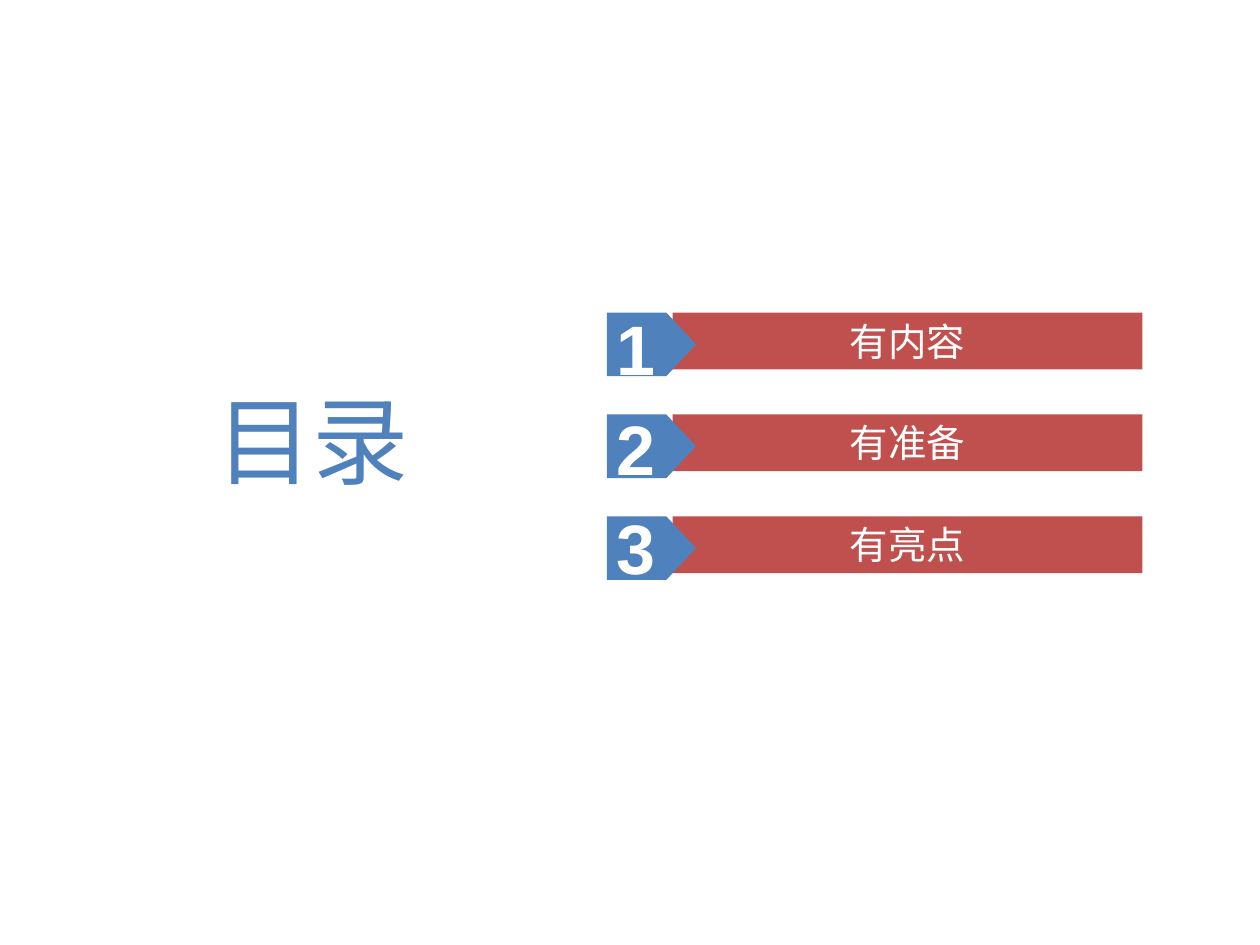
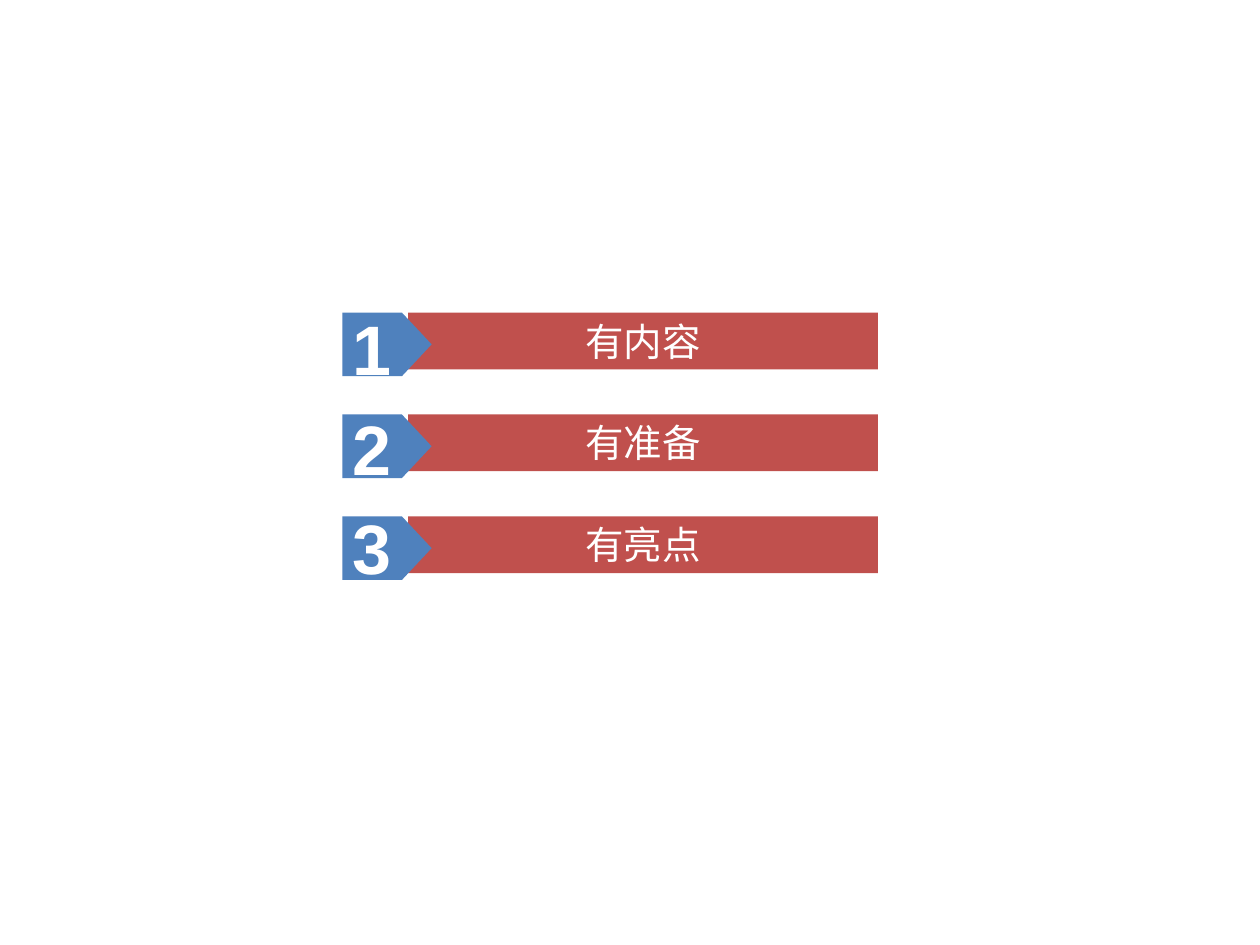
Before and after one commit to EricTop3/TED-TALKS-EricLiu, a slide deck: slide 7 of TED演讲的力量（ERIC）.pptx. Drawn at 1260x945 pixels with LibreOffice and Linux fonts; fonts in the diff are those of the drawing. Boxes give left, top, right and bottom in pixels: in the first picture for what was removed or moved away, otherwise in the second. Text is boxed around its words. In the diff, an @@ line names an element or a change of style, - is before the commit and + after.

```diff
--- a/TED演讲的力量（ERIC）.pptx
+++ b/TED演讲的力量（ERIC）.pptx
@@ text removed at [216, 401, 408, 485] @@
-目录
@@ 3 rectangles, 3 texts, 3 pentagon arrows: place and size @@
-3 rectangles, 3 texts, 3 pentagon arrows at [607, 312, 1143, 587]
+3 rectangles, 3 texts, 3 pentagon arrows at [343, 312, 878, 587]
```
Also in this commit, not shown: 4 other slides changed, 1 slide added, 1 slide removed.
